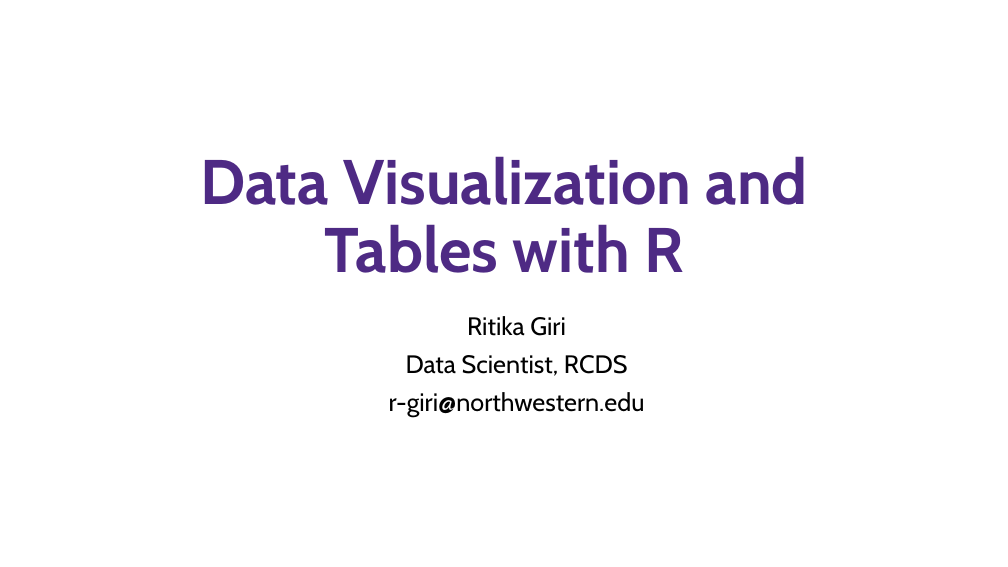
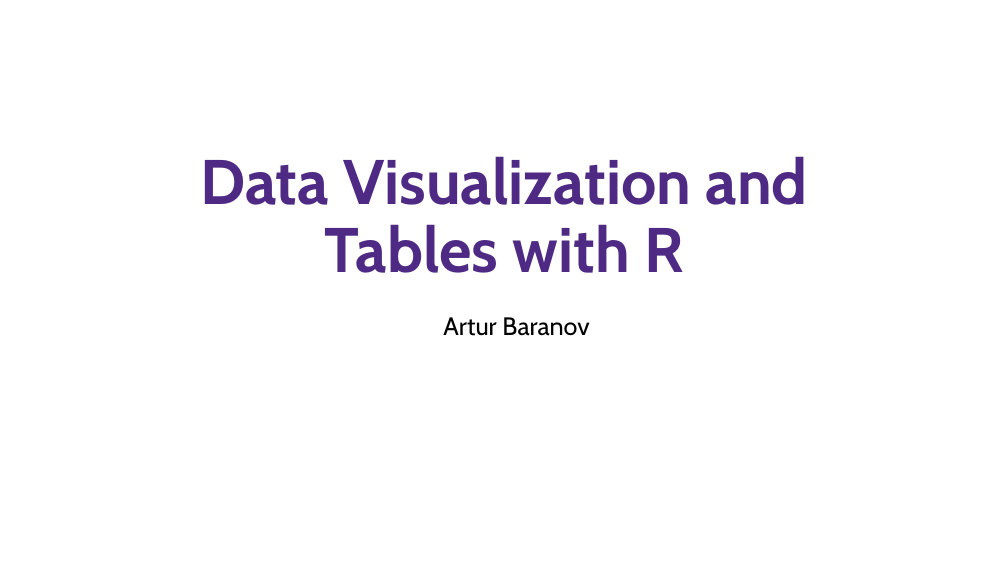
Before and after one commit to nuitrcs/2026-R-Data-Visualization-and-Tables, a slide deck: slide 2 of slides.pptx. Drawn at 1008x567 pixels with LibreOffice and Linux fonts; fonts in the diff are those of the drawing. Boxes give left, top, right and bottom in pixels: in the first picture for what was removed or moved away, otherwise in the second. Text is boxed around its words. In the diff, an @@ line names an element or a change of style, - is before the commit and + after.

Commit message:
slide edits

```diff
--- a/slides.pptx
+++ b/slides.pptx
@@ text at [443, 317, 589, 336]: text changed @@
-Ritika Giri
-Data Scientist, RCDS
-r-giri@northwestern.edu
+Artur Baranov
```
